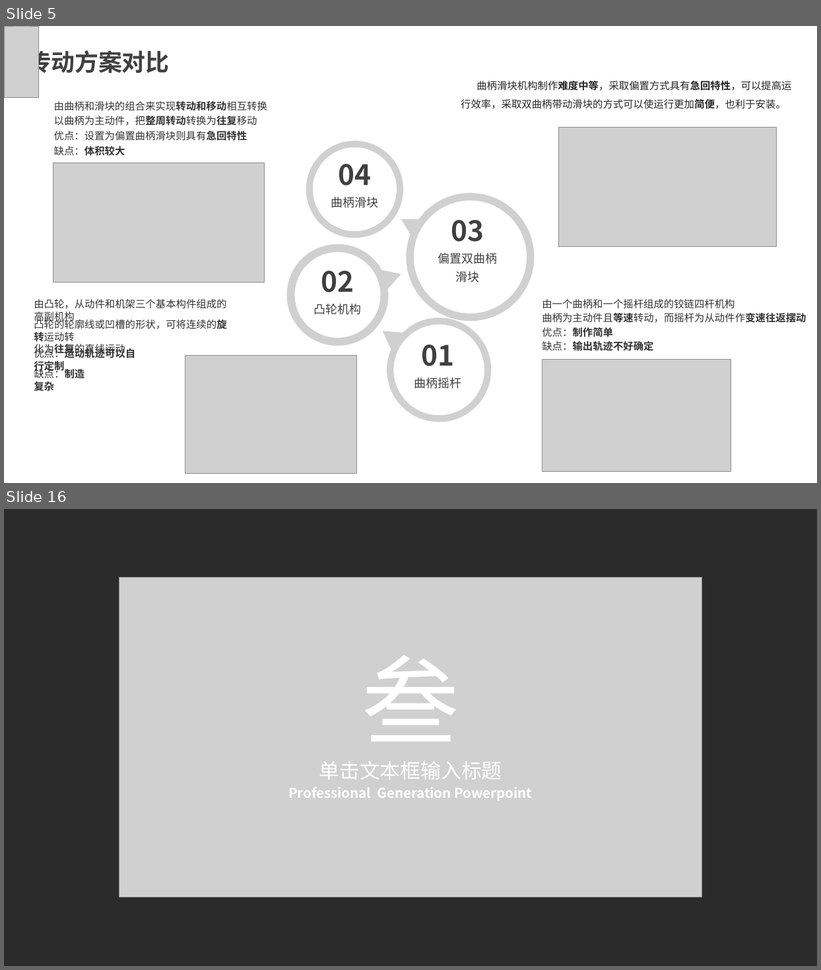
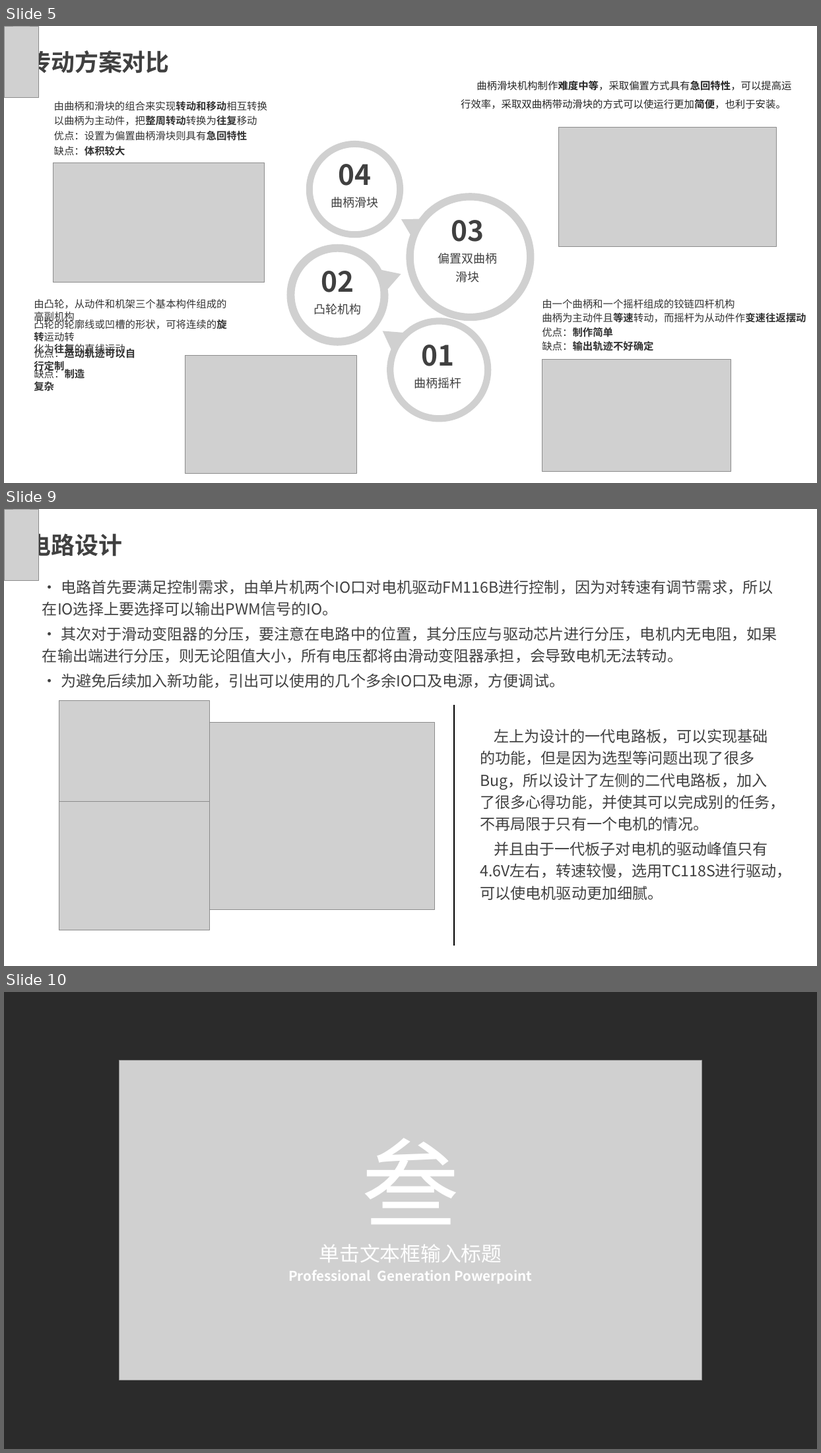
Before and after one commit to CMChris-Beat/InertiaScreen, a slide deck: 4.Docs/3.PresentationDoc/惯性筛课程设计答辩PPT.pptx. Shown one above the other, each under a label of ours: slides 5 and 16 before the commit, slides 5, 9 and 10 after it; the slides between them are not shown. The pictures are 821x970 and 821x1453 pixels, drawn with LibreOffice and Linux fonts; fonts in the diff are those of the drawing; grey boxes stand for pictures; background and template pictures are left out; a plain dark background stands for a picture behind light text. Boxes give left, top, right and bottom in pixels: in the first picture for what was removed or moved away, otherwise in the second. Text is boxed around its words. In the diff, an @@ line names an element or a change of style, - is before the commit and + after.

```diff
--- a/4.Docs/3.PresentationDoc/惯性筛课程设计答辩PPT.pptx
+++ b/4.Docs/3.PresentationDoc/惯性筛课程设计答辩PPT.pptx
@@ slide 9 added at box(4, 509, 817, 966), background picture (left out) @@
@@ rectangle added at box(4, 509, 817, 966), fill #FFFFFF at 78% opacity @@
@@ picture added at box(4, 509, 39, 581) @@
@@ text added at box(27, 530, 122, 560), 28 pt, text #404040, bold @@
+电路设计
@@ text added at box(42, 580, 778, 688), 18 pt, text #404040 @@
+· 电路首先要满足控制需求，由单片机两个IO口对电机驱动FM116B进行控制，因为对转速有调节需求，所以在IO选择上要选择可以输出PWM信号的IO。
+· 其次对于滑动变阻器的分压，要注意在电路中的位置，其分压应与驱动芯片进行分压，电机内无电阻，如果在输出端进行分压，则无论阻值大小，所有电压都将由滑动变阻器承担，会导致电机无法转动。
+· 为避免后续加入新功能，引出可以使用的几个多余IO口及电源，方便调试。
@@ picture added at box(59, 701, 209, 802) @@
@@ line added from (454, 705) to (454, 946), #000000 1.5 pt @@
@@ picture added at box(209, 722, 435, 910) @@
@@ text added at box(480, 729, 791, 900), 18 pt, text #404040 @@
+左上为设计的一代电路板，可以实现基础的功能，但是因为选型等问题出现了很多Bug，所以设计了左侧的二代电路板，加入了很多心得功能，并使其可以完成别的任务，不再局限于只有一个电机的情况。
+并且由于一代板子对电机的驱动峰值只有4.6V左右，转速较慢，选用TC118S进行驱动，可以使电机驱动更加细腻。
@@ picture added at box(59, 801, 209, 931) @@
@@ what was slide 16 is now slide 10 @@
```
Also in this commit, not shown: 2 slides changed, 1 other slide added, 2 slides removed, 4 other files.
